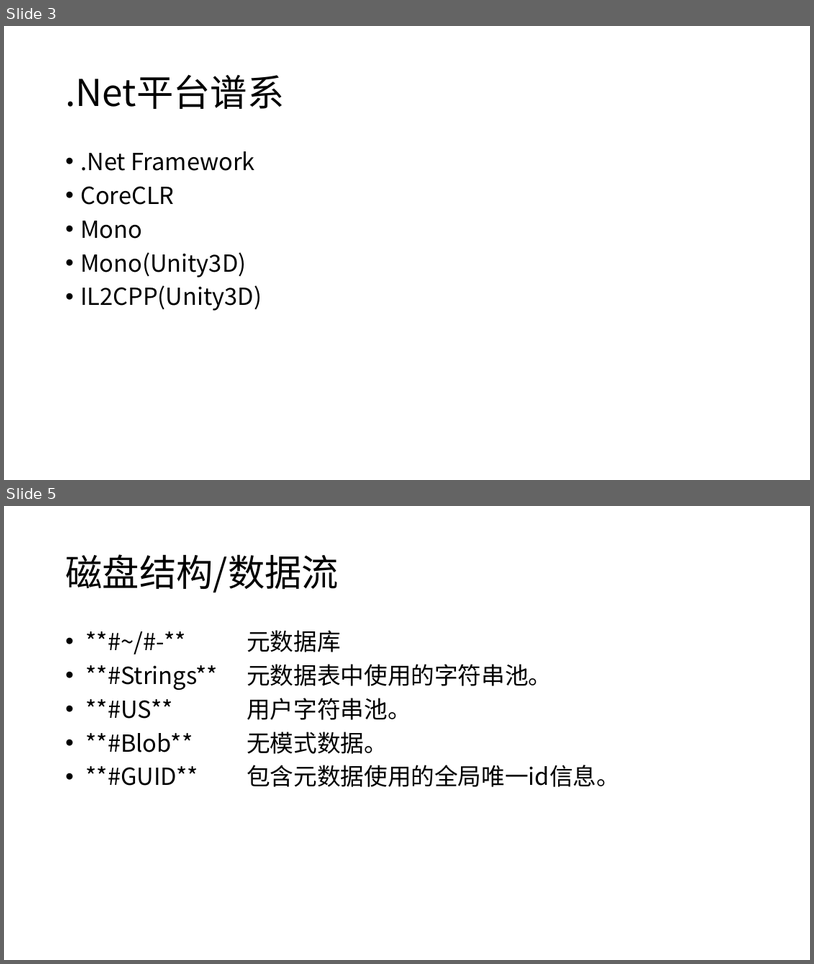
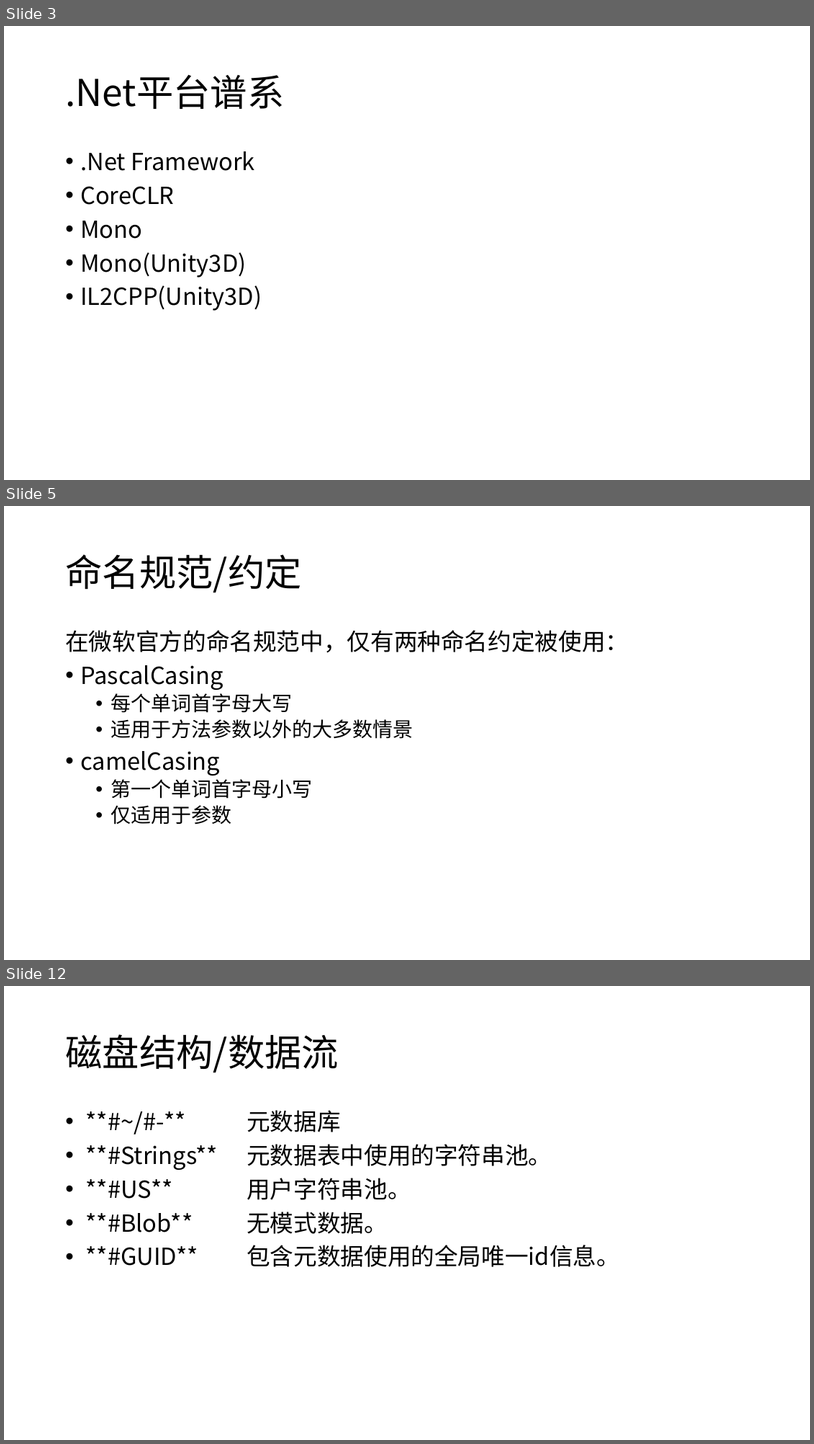
Before and after one commit to snakealpha/DotNetSession, a slide deck: pptx.pptx.pptx. Shown one above the other, each under a label of ours: slides 3 and 5 before the commit, slides 3, 5 and 12 after it; the slides between them are not shown. The pictures are 814x964 and 814x1444 pixels, drawn with LibreOffice and Linux fonts; fonts in the diff are those of the drawing. Boxes give left, top, right and bottom in pixels: in the first picture for what was removed or moved away, otherwise in the second. Text is boxed around its words. In the diff, an @@ line names an element or a change of style, - is before the commit and + after.

```diff
--- a/pptx.pptx.pptx
+++ b/pptx.pptx.pptx
@@ slide 5 added at (4,506,810,960), background #FFFFFF @@
@@ title added at (65,554,301,593), 44 pt, text #000000 @@
+命名规范/约定
@@ text added at (65,630,629,824), 28 pt, text #000000 @@
+在微软官方的命名规范中，仅有两种命名约定被使用：
+• PascalCasing
+  • 每个单词首字母大写
+  • 适用于方法参数以外的大多数情景
+• camelCasing
+  • 第一个单词首字母小写
+  • 仅适用于参数
@@ what was slide 5 is now slide 12 @@
```
Also in this commit, not shown: 1 slide changed, 6 other slides added.
